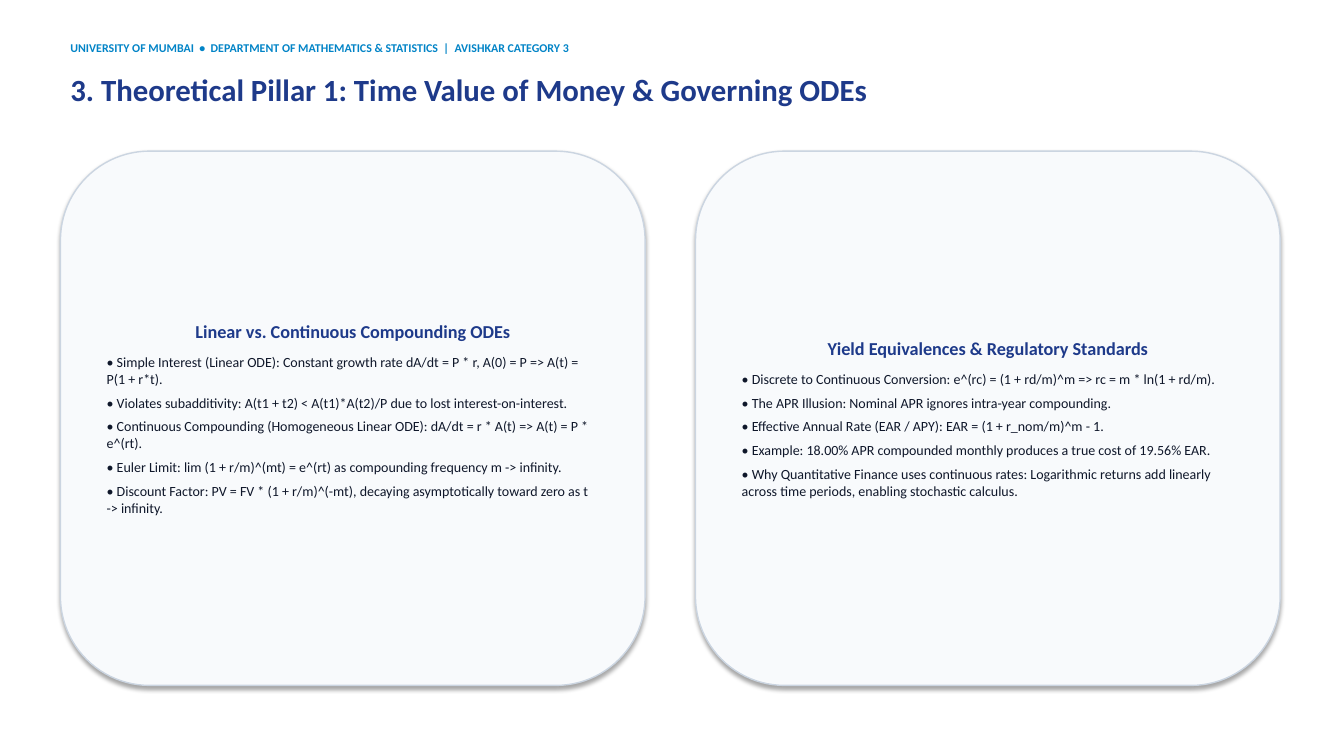
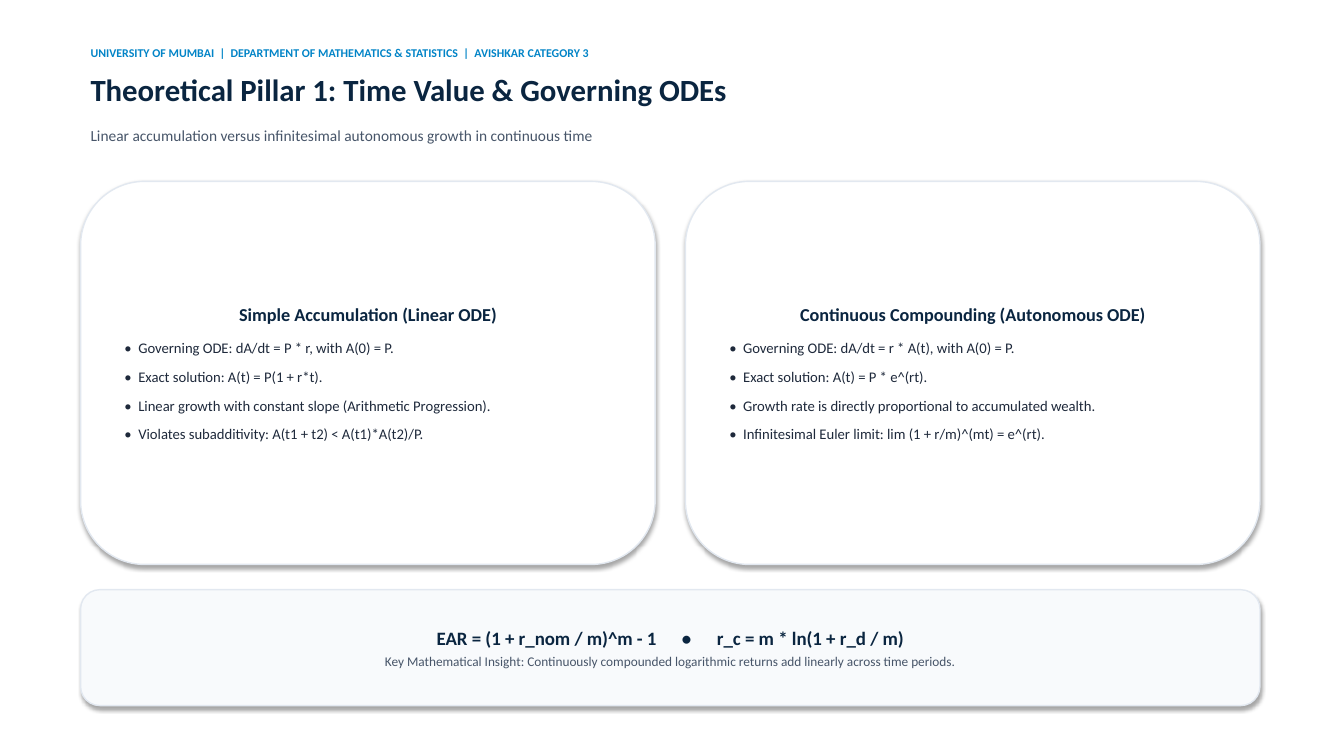
Before and after one commit to AlmightyXZen/Financial-Decision-Support-System, a slide deck: slide 4 of presentation/FDSS_Seminar_Presentation.pptx. Drawn at 1344x756 pixels with LibreOffice and Linux fonts; fonts in the diff are those of the drawing. Boxes give left, top, right and bottom in pixels: in the first picture for what was removed or moved away, otherwise in the second. Text is boxed around its words. In the diff, an @@ line names an element or a change of style, - is before the commit and + after.

Commit message:
style(presentation): redesign slides with LaTeX aesthetic, equation heroes, and natural human script

```diff
--- a/presentation/FDSS_Seminar_Presentation.pptx
+++ b/presentation/FDSS_Seminar_Presentation.pptx
@@ text at (x1=91, y1=49, x2=589, y2=57): text changed @@
-UNIVERSITY OF MUMBAI • DEPARTMENT OF MATHEMATICS & STATISTICS | AVISHKAR CATEGORY 3
+UNIVERSITY OF MUMBAI | DEPARTMENT OF MATHEMATICS & STATISTICS | AVISHKAR CATEGORY 3
@@ text at (x1=91, y1=79, x2=726, y2=107): text changed; text colour #1E3A8A to #0A2540 @@
-3. Theoretical Pillar 1: Time Value of Money & Governing ODEs
+Theoretical Pillar 1: Time Value & Governing ODEs
@@ text added at (x1=91, y1=130, x2=593, y2=144), 11 pt, text #475569 @@
+Linear accumulation versus infinitesimal autonomous growth in continuous time
@@ rounded rectangle removed at (x1=696, y1=151, x2=1280, y2=686) @@
-Yield Equivalences & Regulatory Standards
-• Discrete to Continuous Conversion: e^(rc) = (1 + rd/m)^m => rc = m * ln(1 + rd/m).
-• The APR Illusion: Nominal APR ignores intra-year compounding.
-• Effective Annual Rate (EAR / APY): EAR = (1 + r_nom/m)^m - 1.
-• Example: 18.00% APR compounded monthly produces a true cost of 19.56% EAR.
-• Why Quantitative Finance uses continuous rates: Logarithmic returns add linearly across time periods, enabling stochastic calculus.
@@ rounded rectangle "Simple Accumulation (Linear ODE)" resized from (x1=60, y1=151, x2=645, y2=686) to (x1=81, y1=181, x2=655, y2=565) @@
@@ rounded rectangle "Simple Accumulation (Linear ODE)" at (x1=81, y1=181, x2=655, y2=565): fill #F8FAFC to #FFFFFF; outline #CBD5E1 1 pt to #E2E8F0 1 pt @@
@@ rounded rectangle added at (x1=686, y1=181, x2=1260, y2=565), fill #FFFFFF, outline #E2E8F0 1 pt, 10.5 pt, text #1E293B @@
+Continuous Compounding (Autonomous ODE)
+• Governing ODE: dA/dt = r * A(t), with A(0) = P.
+• Exact solution: A(t) = P * e^(rt).
+• Growth rate is directly proportional to accumulated wealth.
+• Infinitesimal Euler limit: lim (1 + r/m)^(mt) = e^(rt).
@@ text in rounded rectangle at (x1=138, y1=307, x2=496, y2=442): text changed; size 10 to 10.5 pt; text colour #0F172A to #1E293B @@
-Linear vs. Continuous Compounding ODEs
-• Simple Interest (Linear ODE): Constant growth rate dA/dt = P * r, A(0) = P => A(t) = P(1 + r*t).
-• Violates subadditivity: A(t1 + t2) < A(t1)*A(t2)/P due to lost interest-on-interest.
-• Continuous Compounding (Homogeneous Linear ODE): dA/dt = r * A(t) => A(t) = P * e^(rt).
-• Euler Limit: lim (1 + r/m)^(mt) = e^(rt) as compounding frequency m -> infinity.
-• Discount Factor: PV = FV * (1 + r/m)^(-mt), decaying asymptotically toward zero as t -> infinity.
+Simple Accumulation (Linear ODE)
+• Governing ODE: dA/dt = P * r, with A(0) = P.
+• Exact solution: A(t) = P(1 + r*t).
+• Linear growth with constant slope (Arithmetic Progression).
+• Violates subadditivity: A(t1 + t2) < A(t1)*A(t2)/P.
@@ rounded rectangle added at (x1=81, y1=590, x2=1260, y2=706), fill #F8FAFC, outline #E2E8F0 1 pt, 9.5 pt, text #475569 @@
+EAR = (1 + r_nom / m)^m - 1 • r_c = m * ln(1 + r_d / m)
+Key Mathematical Insight: Continuously compounded logarithmic returns add linearly across time periods.
```
Also in this commit, not shown: 7 other slides changed, 2 slides added, 2 slides removed, 4 other files.
